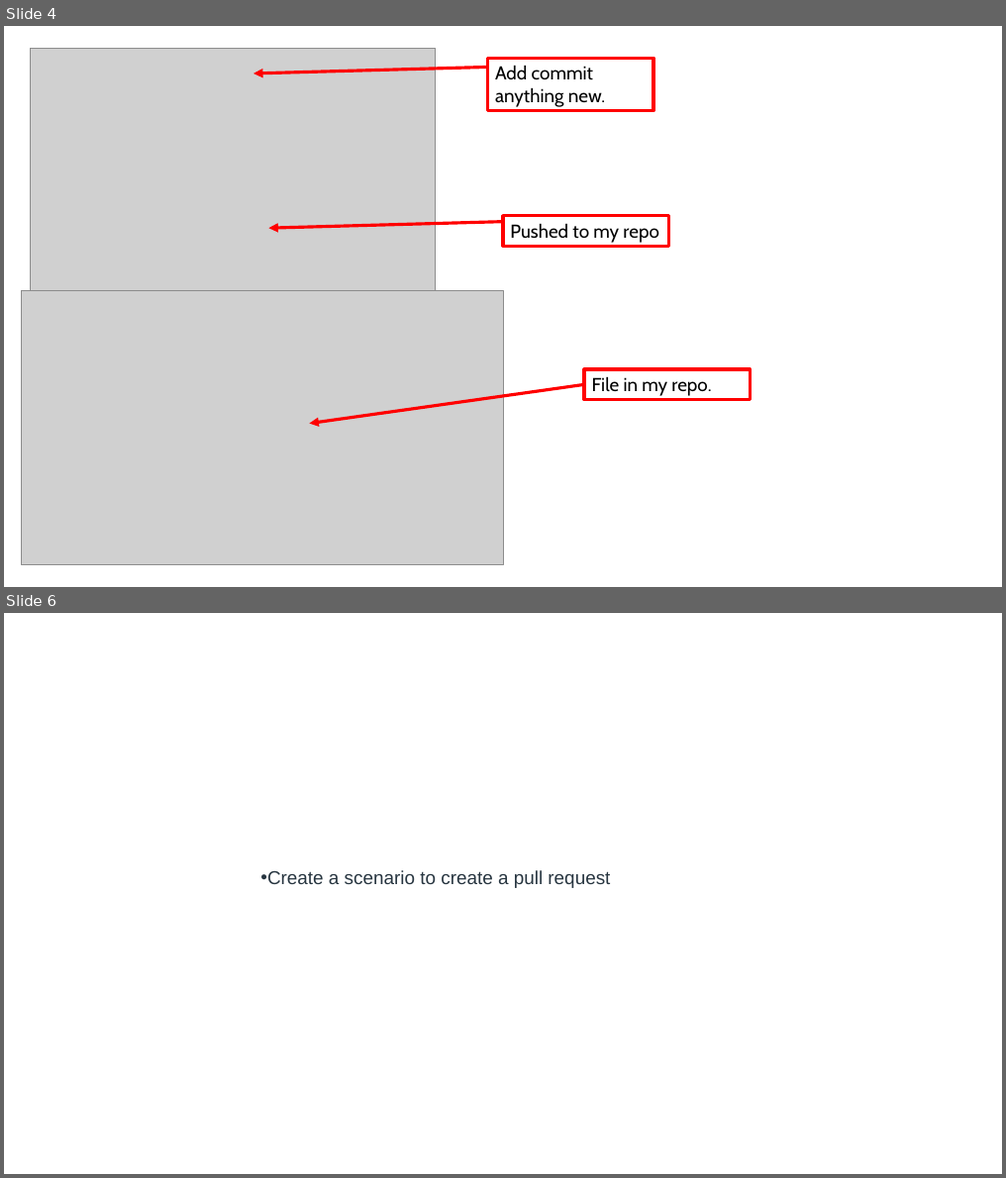
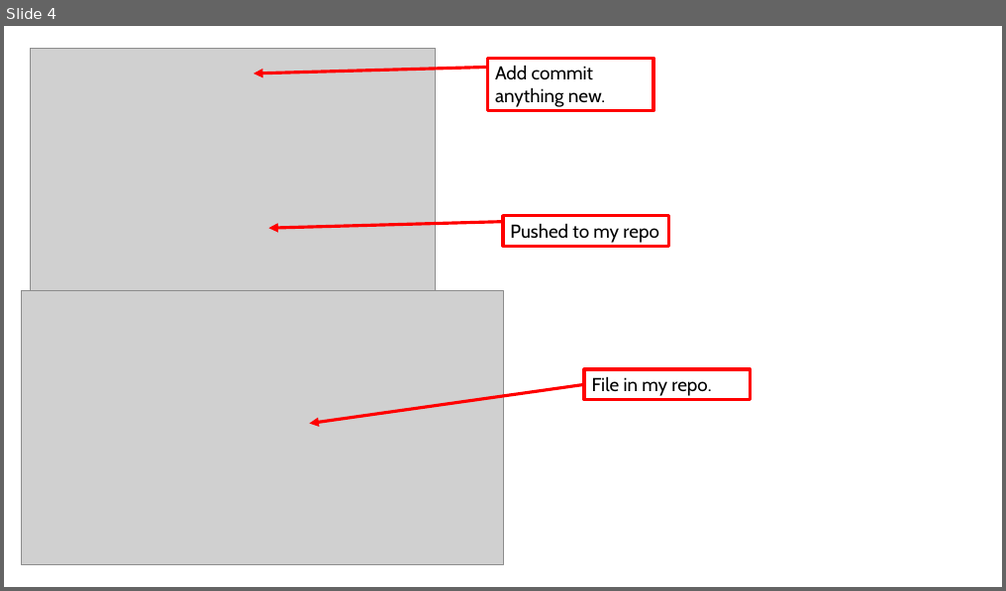
Before and after one commit to ratclst11/SDEV-143-Project, a slide deck: SDEV 143 Project PP.pptx. Shown one above the other, each under a label of ours: slides 4 and 6 before the commit, slide 4 after it; the slides between them are not shown. The pictures are 1006x1178 and 1006x591 pixels, drawn with LibreOffice and Linux fonts; fonts in the diff are those of the drawing; grey boxes stand for pictures. Boxes give left, top, right and bottom in pixels: in the first picture for what was removed or moved away, otherwise in the second. Text is boxed around its words. In the diff, an @@ line names an element or a change of style, - is before the commit and + after.

```diff
--- a/SDEV 143 Project PP.pptx
+++ b/SDEV 143 Project PP.pptx
@@ slide 6 removed at (x1=4, y1=613, x2=1002, y2=1174), background #FFFFFF @@
@@ text removed at (x1=260, y1=870, x2=610, y2=888) @@
-• Create a scenario to create a pull request
```
Also in this commit, not shown: 29 slides added, 4 other slides removed.
